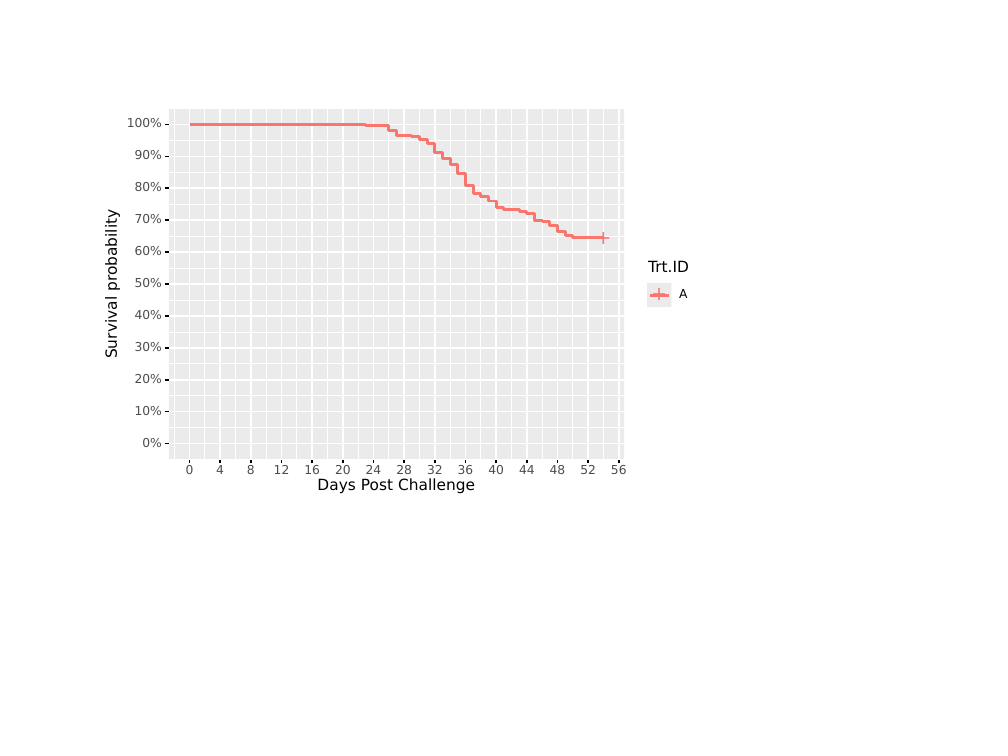
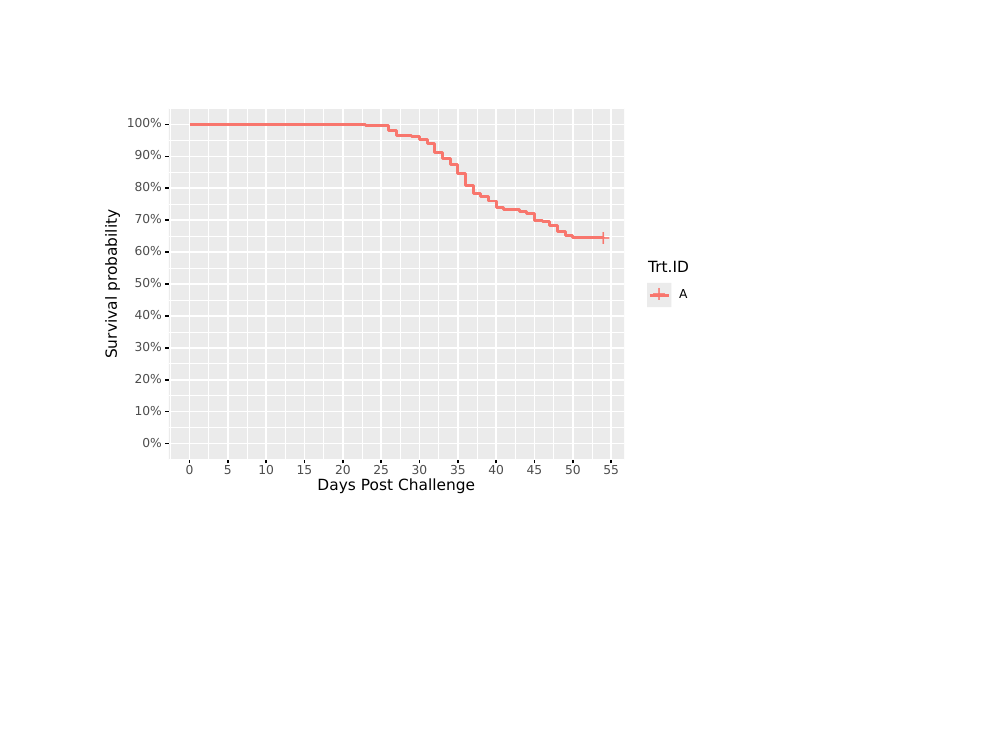
Before and after one commit to sean4andrew/safuncs, a slide deck: slide 1 of reference/ONDA_XX-Survival-Curve.pptx. Drawn at 1008x756 pixels with LibreOffice and Linux fonts; fonts in the diff are those of the drawing. Boxes give left, top, right and bottom in pixels: in the first picture for what was removed or moved away, otherwise in the second. Text is boxed around its words. In the diff, an @@ line names an element or a change of style, - is before the commit and + after.

```diff
--- a/reference/ONDA_XX-Survival-Curve.pptx
+++ b/reference/ONDA_XX-Survival-Curve.pptx
@@ 3 freeform shapes: place and size @@
-3 freeform shapes at box(174, 109, 481, 460)
+3 freeform shapes at box(170, 109, 477, 460)
@@ 5 freeform shapes: place and size @@
-5 freeform shapes at box(220, 109, 542, 464)
+5 freeform shapes at box(228, 109, 553, 464)
@@ 8 freeform shapes: place and size @@
-8 freeform shapes at box(297, 109, 619, 464)
+8 freeform shapes at box(285, 109, 611, 464)
@@ 4 freeform shapes: place and size @@
-4 freeform shapes at box(251, 109, 557, 464)
+4 freeform shapes at box(266, 109, 573, 464)
@@ 3 freeform shapes: place and size @@
-3 freeform shapes at box(434, 109, 451, 464)
+3 freeform shapes at box(419, 109, 438, 464)
@@ 7 freeform shapes: place and size @@
-7 freeform shapes at box(205, 109, 527, 464)
+7 freeform shapes at box(209, 109, 534, 464)
@@ group added at box(224, 465, 619, 474): 9 texts @@
+5
+10
+15
+25
+30
+35
+45
+50
+55
@@ group removed at box(216, 109, 627, 474): 12 texts, 6 freeform shapes @@
-4
-8
-12
-16
-24
-28
-32
-36
-44
-48
-52
-56
```
Also in this commit, not shown: 21 other files.
